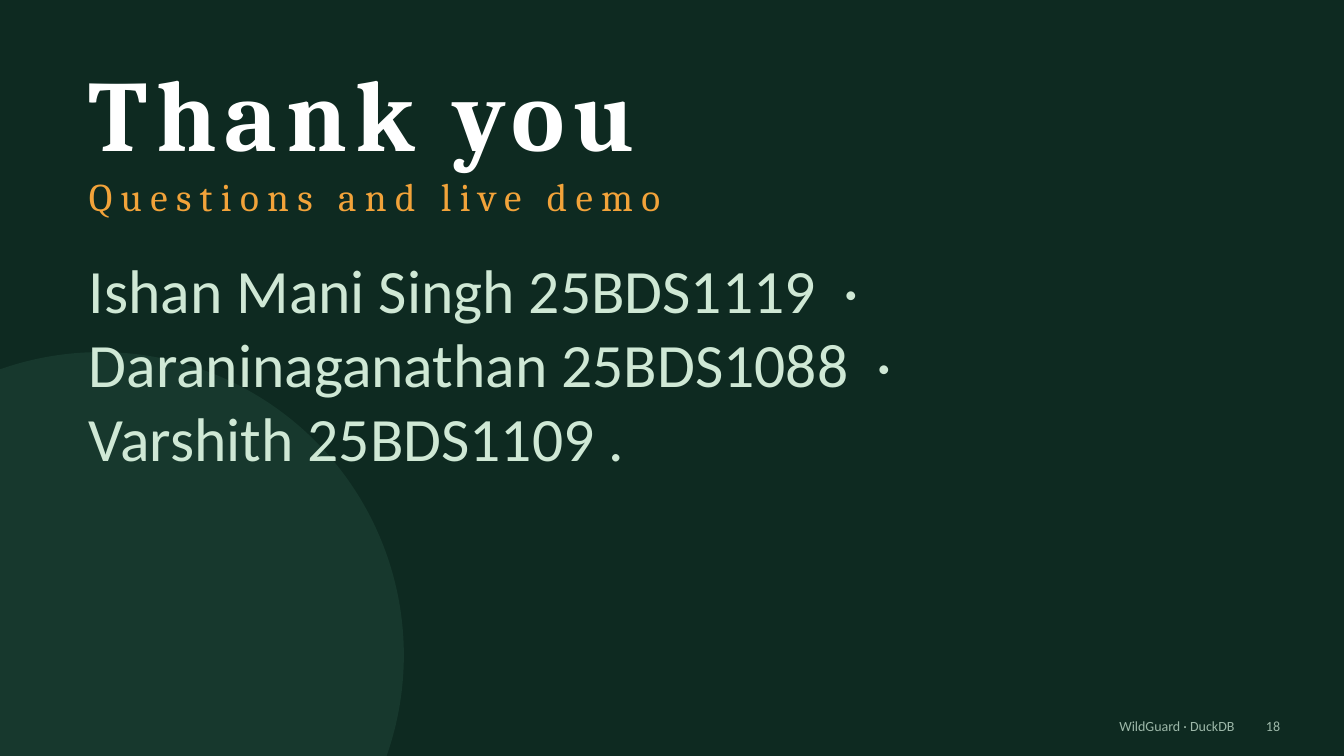
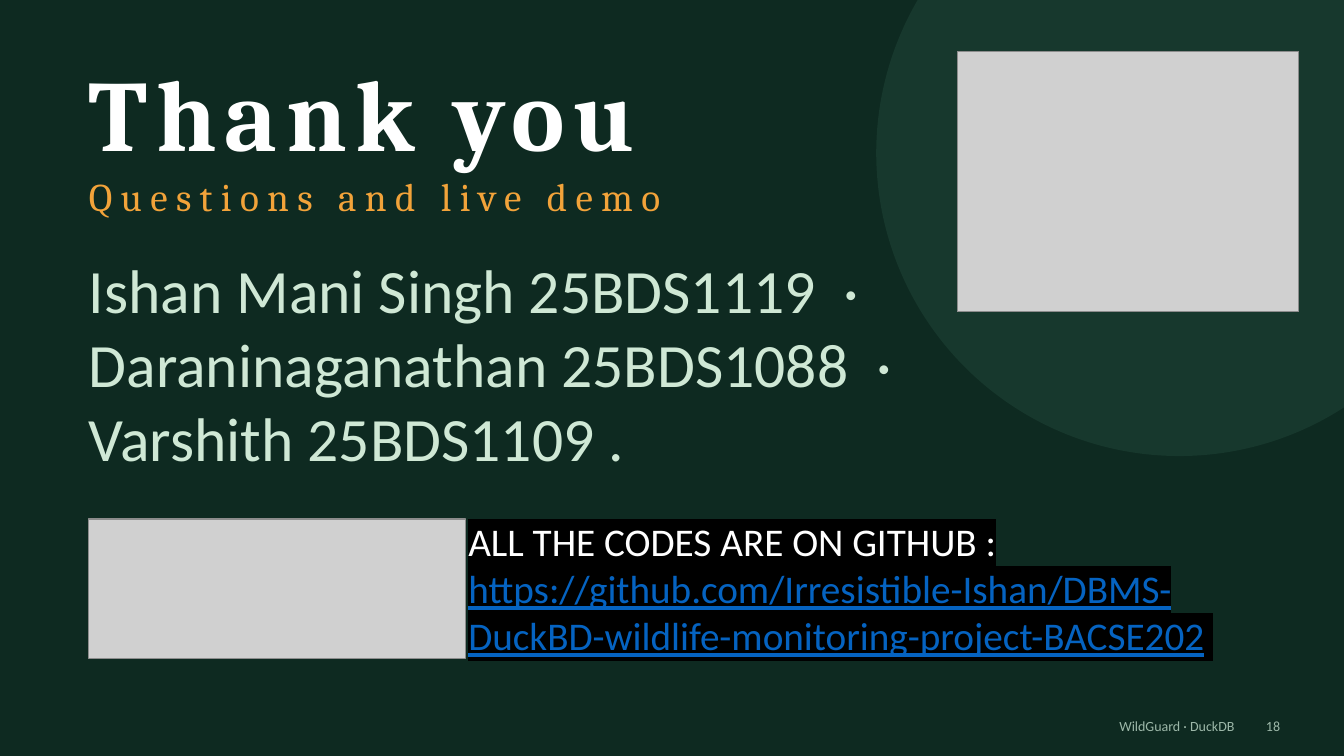
Before and after one commit to Irresistible-Ishan/DBMS-DuckBD-wildlife-monitoring-project-BACSE202, a slide deck: slide 24 of WildGuard_DuckDB_Presentation.pptx. Drawn at 1344x756 pixels with LibreOffice and Linux fonts; fonts in the diff are those of the drawing; grey boxes stand for pictures. Boxes give left, top, right and bottom in pixels: in the first picture for what was removed or moved away, otherwise in the second. Text is boxed around its words. In the diff, an @@ line names an element or a change of style, - is before the commit and + after.

Commit message:
pptx

```diff
--- a/WildGuard_DuckDB_Presentation.pptx
+++ b/WildGuard_DuckDB_Presentation.pptx
@@ ellipse: place and size @@
-ellipse at (0, 353, 403, 756)
+ellipse at (877, 0, 1344, 456)
@@ picture added at (958, 51, 1300, 313) @@
@@ picture added at (89, 519, 465, 659) @@
@@ text added at (468, 530, 1204, 657), 28 pt, text #0563C1, underline @@
+ALL THE CODES ARE ON GITHUB : https://github.com/Irresistible-Ishan/DBMS-DuckBD-wildlife-monitoring-project-BACSE202
```
Also in this commit, not shown: 1 other slide changed, 1 other file.
